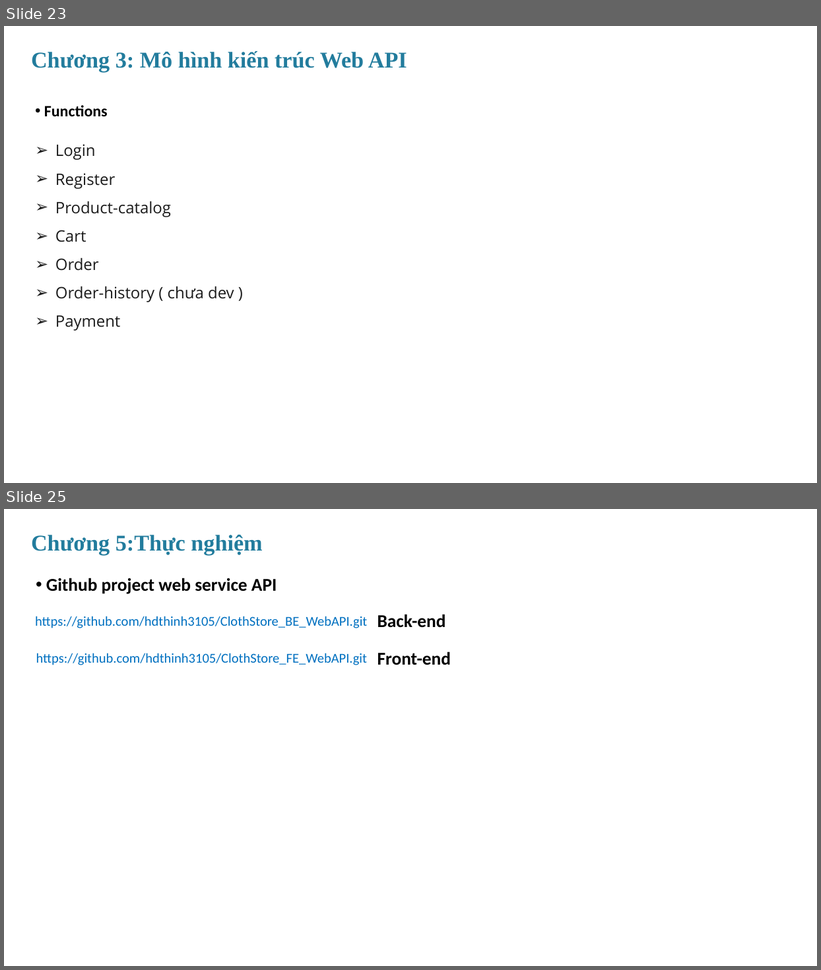
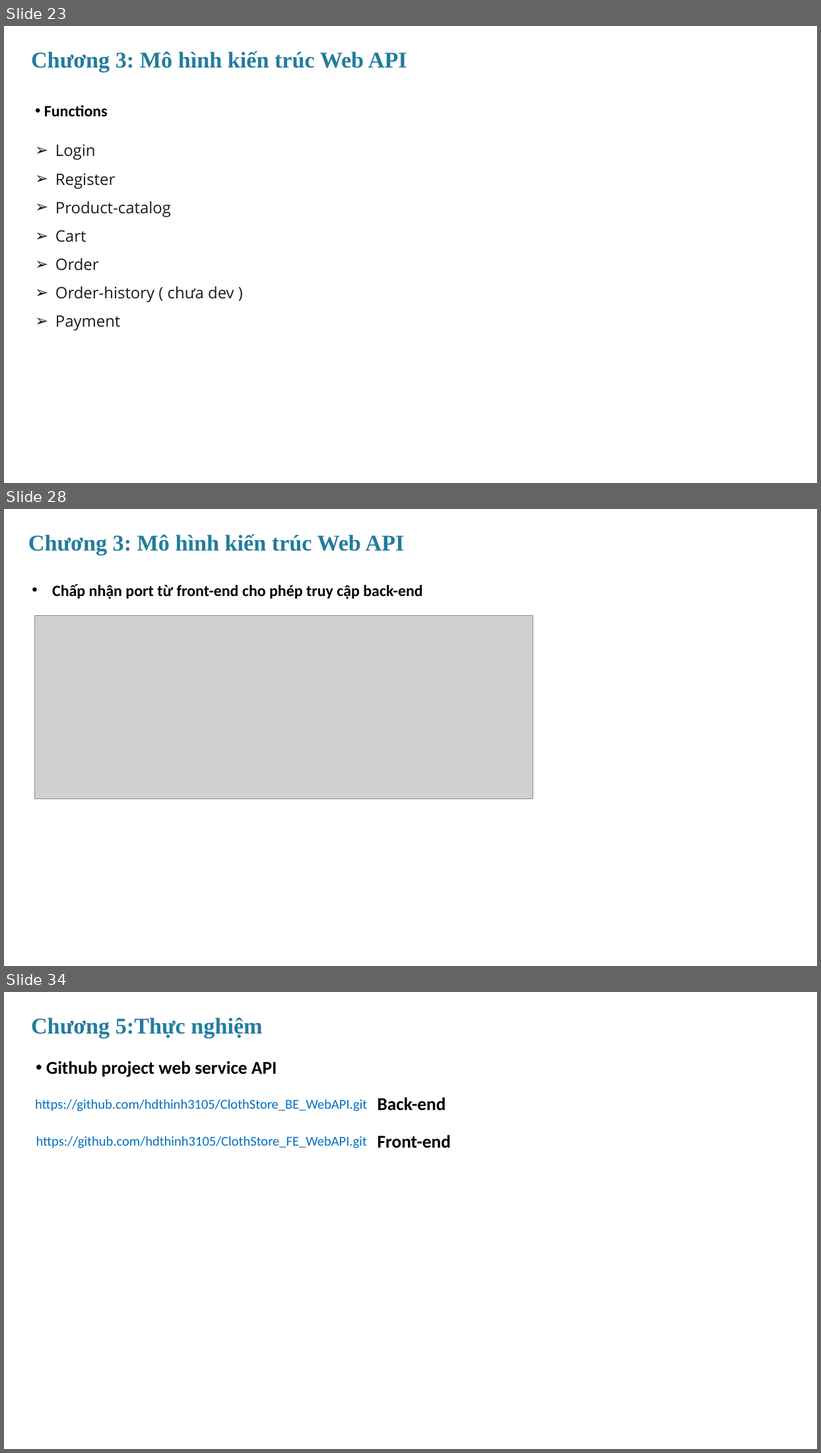
Before and after one commit to hdthinh3105/ClothStore_BE_MVC, a slide deck: document report/MVC_RestfulAPI.pptx. Shown one above the other, each under a label of ours: slides 23 and 25 before the commit, slides 23, 28 and 34 after it; the slides between them are not shown. The pictures are 821x970 and 821x1453 pixels, drawn with LibreOffice and Linux fonts; fonts in the diff are those of the drawing; grey boxes stand for pictures. Boxes give left, top, right and bottom in pixels: in the first picture for what was removed or moved away, otherwise in the second. Text is boxed around its words. In the diff, an @@ line names an element or a change of style, - is before the commit and + after.

```diff
--- a/document report/MVC_RestfulAPI.pptx
+++ b/document report/MVC_RestfulAPI.pptx
@@ slide 28 added at (4,509,817,966), background #FFFFFF @@
@@ text added at (28,534,405,555), 40 pt, text #227C9D, bold @@
+Chương 3: Mô hình kiến trúc Web API
@@ text added at (52,584,422,599), 28 pt, text #000000, bold @@
+• Chấp nhận port từ front-end cho phép truy cập back-end
@@ picture added at (34,615,533,799) @@
@@ what was slide 25 is now slide 34 @@
```
Also in this commit, not shown: 2 slides changed, 8 other slides added, 1 other file.
